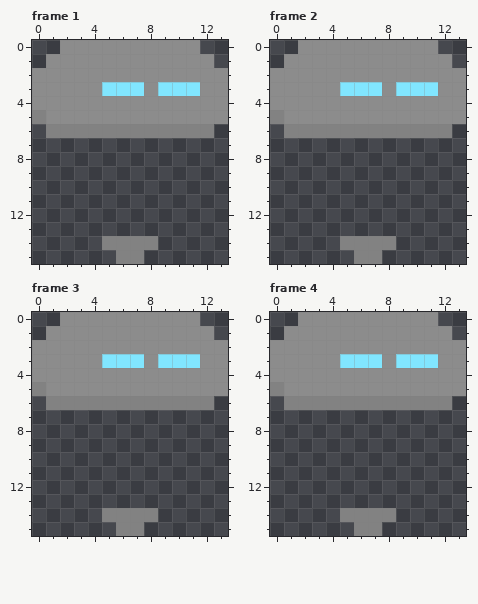
Pixel-art file -- player/player.aseprite. The picture above is the old version.
14x16 pixels, 9 frames. Shown: frame 1, frame 2, frame 3, frame 4. The commit also changed other frames, which this record leaves out.
Once edited:
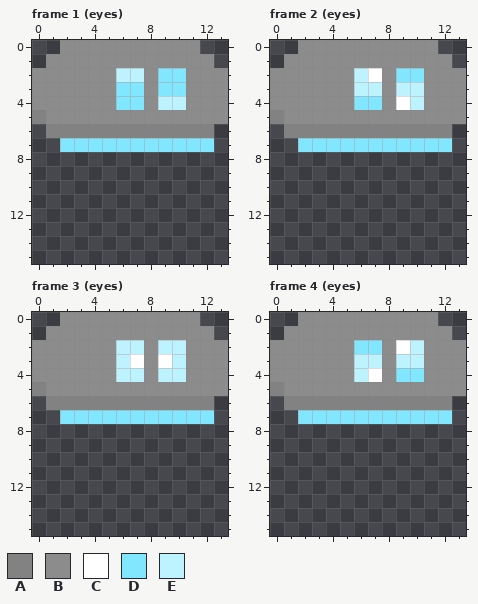
Palette (. is transparent): A #828282  B #8c8c8c  C #ffffff  D #81e6ff  E #bdf2ff
What changed:
layer "Layer 5" added
layer "Layer 2" removed
Frame 1 (eyes), layers "Layer 5", "Layer 2 Copy":
Colour D gives way to colour B in row 3 at x 5 and 11.
The edit adds colour D in row 7 at x 2 to 12.
Colour B gives way to colour D in row 2 at x 9 to 10; in row 4 at x 6 to 7.
Colour B gives way to colour E in row 2 at x 6 to 7; in row 4 at x 9 to 10.
Colour A is gone in row 14 at x 5 to 8; in row 15 at x 6 to 7.
Frame 2 (eyes):
Colour D gives way to colour B in row 3 at x 5 and 11.
Colour B gives way to colour C in row 2 at x 7; in row 4 at x 9.
The edit adds colour D in row 7 at x 2 to 12.
Colour B gives way to colour D in row 2 at x 9 to 10; in row 4 at x 6 to 7.
Colour B gives way to colour E in row 2 at x 6; in row 4 at x 10.
Colour D gives way to colour E in row 3 at x 6 to 7 and 9 to 10.
Colour A is gone in row 14 at x 5 to 8; in row 15 at x 6 to 7.
Frame 3 (eyes):
Colour D gives way to colour B in row 3 at x 5 and 11.
Colour D gives way to colour C in row 3 at x 7 and 9.
The edit adds colour D in row 7 at x 2 to 12.
Colour B gives way to colour E in row 2 at x 6 to 7 and 9 to 10; in row 4 at x 6 to 7 and 9 to 10.
Colour D gives way to colour E in row 3 at x 6 and 10.
Colour A is gone in row 14 at x 5 to 8; in row 15 at x 6 to 7.
Frame 4 (eyes):
Colour D gives way to colour B in row 3 at x 5 and 11.
Colour B gives way to colour C in row 2 at x 9; in row 4 at x 7.
The edit adds colour D in row 7 at x 2 to 12.
Colour B gives way to colour D in row 2 at x 6 to 7; in row 4 at x 9 to 10.
Colour B gives way to colour E in row 2 at x 10; in row 4 at x 6.
Colour D gives way to colour E in row 3 at x 6 to 7 and 9 to 10.
Colour A is gone in row 14 at x 5 to 8; in row 15 at x 6 to 7.
Boxes around the changes in both pictures, in picture pixels (x1, y1, x2, y2):
changed: (60, 68, 214, 152)
erased: (102, 236, 158, 264)
changed: (298, 68, 452, 152)
erased: (340, 236, 396, 264)
changed: (60, 340, 214, 424)
erased: (102, 508, 158, 536)
changed: (298, 340, 452, 424)
erased: (340, 508, 396, 536)
